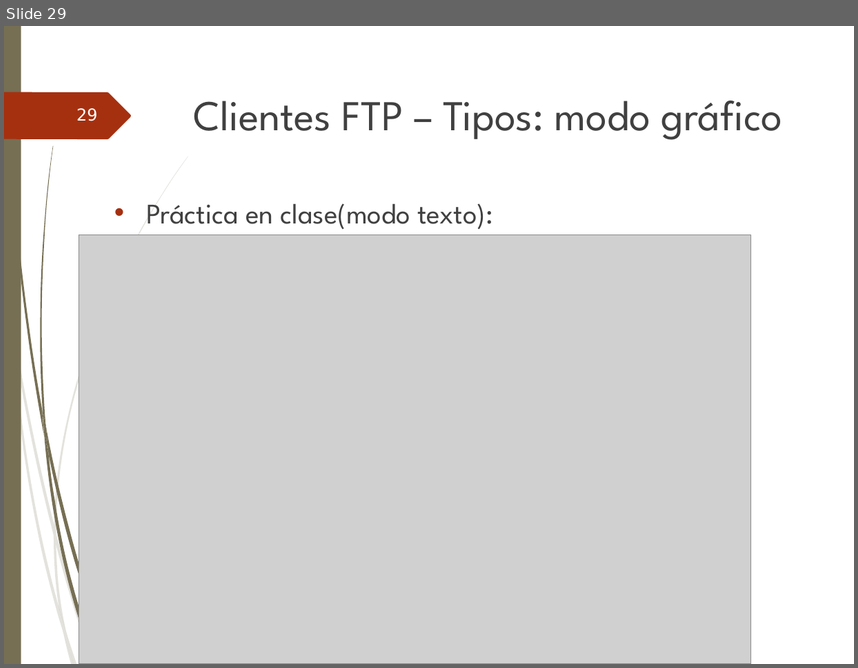
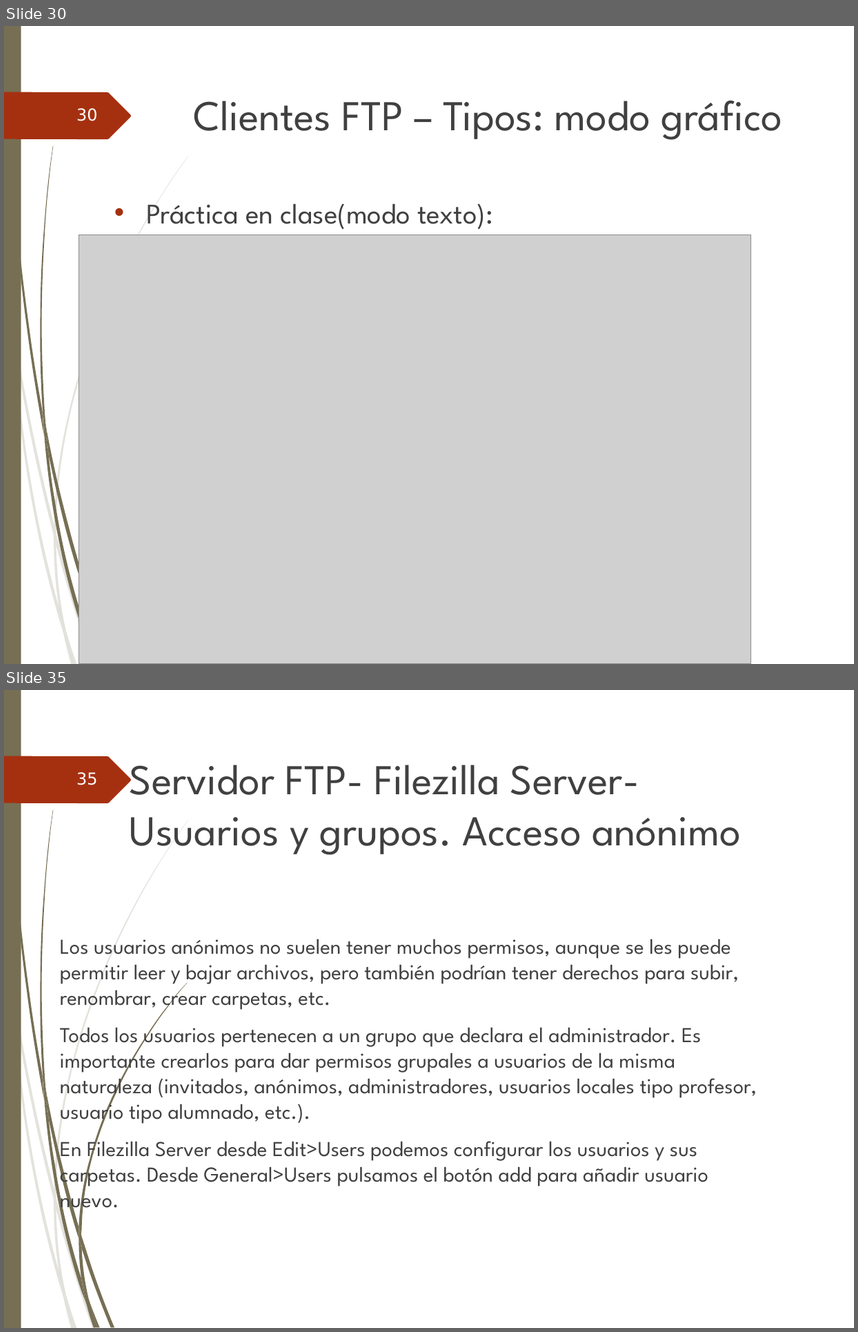
Before and after one commit to ammDAW/daw, a slide deck: 2_DAW/DAW - Beatriz/Unidad3/UT3. Instalacion & admistracion Servidores FTP.ppt. Shown one above the other, each under a label of ours: slide 29 before the commit, slides 30 and 35 after it; the slides between them are not shown. The pictures are 858x668 and 858x1332 pixels, drawn with LibreOffice and Linux fonts; fonts in the diff are those of the drawing; grey boxes stand for pictures; background and template pictures are left out. Boxes give left, top, right and bottom in pixels: in the first picture for what was removed or moved away, otherwise in the second. Text is boxed around its words. In the diff, an @@ line names an element or a change of style, - is before the commit and + after.

```diff
--- a/2_DAW/DAW - Beatriz/Unidad3/UT3. Instalacion & admistracion Servidores FTP.ppt
+++ b/2_DAW/DAW - Beatriz/Unidad3/UT3. Instalacion & admistracion Servidores FTP.ppt
@@ slide 35 added at [4, 690, 854, 1328], background picture (left out); not listed: 24 template elements that a slide beside it also shows @@
@@ page number added at [76, 772, 98, 785], 14 pt, text #FEFFFF @@
+35
@@ title added at [130, 765, 741, 855], 36 pt, text #404040 @@
+Servidor FTP- Filezilla Server- Usuarios y grupos. Acceso anónimo
@@ text added at [60, 939, 757, 1214], 18 pt, text #404040 @@
+Los usuarios anónimos no suelen tener muchos permisos, aunque se les puede permitir leer y bajar archivos, pero también podrían tener derechos para subir, renombrar, crear carpetas, etc.
+Todos los usuarios pertenecen a un grupo que declara el administrador. Es importante crearlos para dar permisos grupales a usuarios de la misma naturaleza (invitados, anónimos, administradores, usuarios locales tipo profesor, usuario tipo alumnado, etc.).
+En Filezilla Server desde Edit>Users podemos configurar los usuarios y sus carpetas. Desde General>Users pulsamos el botón add para añadir usuario nuevo.
@@ what was slide 29 is now slide 30 @@
@@ page number at [76, 108, 98, 121]: text changed @@
-29
+30
```
Also in this commit, not shown: 8 slides changed, 28 other slides added, 10 other files.
